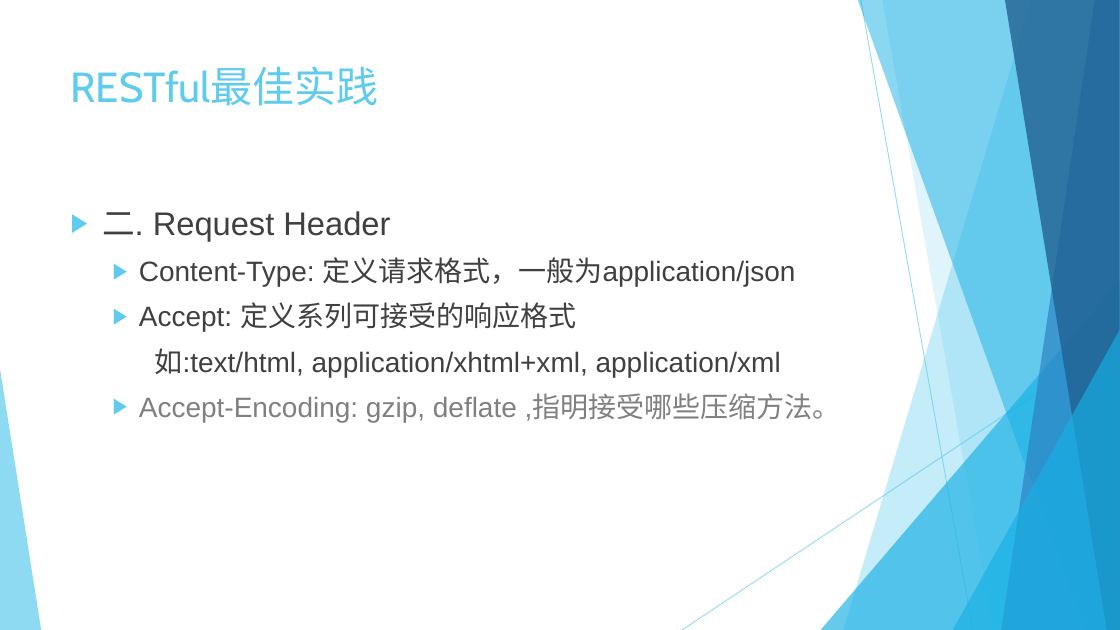
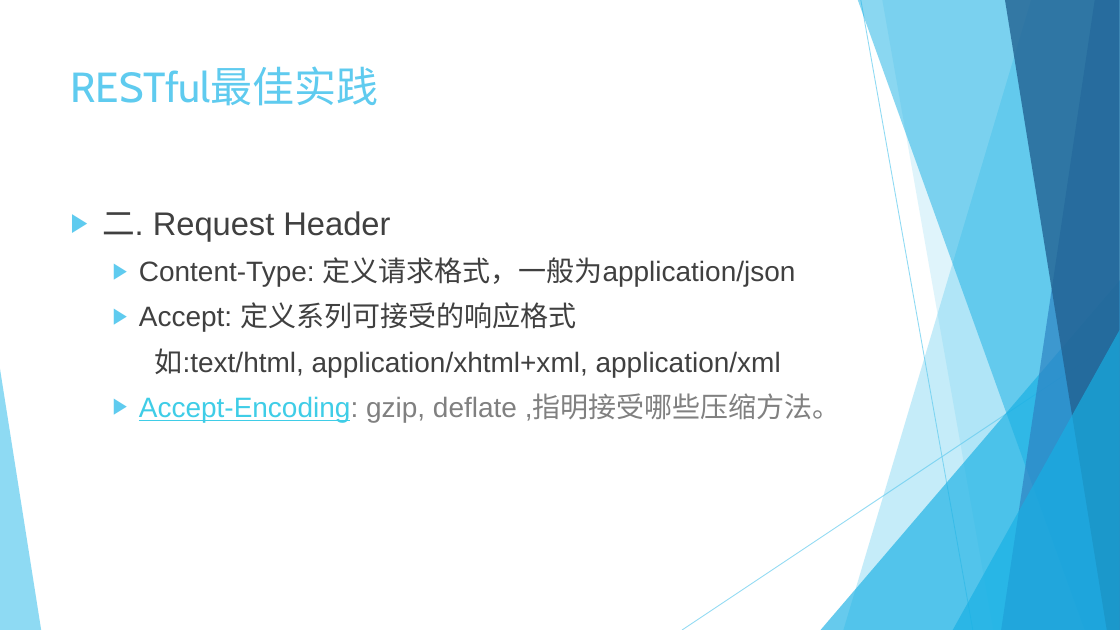
Before and after one commit to Crab2died/micro-boot, a slide deck: slide 9 of rest-api/RESTful.pptx. Drawn at 1120x630 pixels with LibreOffice and Linux fonts; fonts in the diff are those of the drawing. Boxes give left, top, right and bottom in pixels: in the first picture for what was removed or moved away, otherwise in the second. Text is boxed around its words. In the diff, an @@ line names an element or a change of style, - is before the commit and + after.

Commit message:
restful ppt

```diff
--- a/rest-api/RESTful.pptx
+++ b/rest-api/RESTful.pptx
@@ text at bbox=[139, 395, 841, 422]: text colour #808080 to #3FCDE7, underline on in "Accept-Encoding:" @@
```
